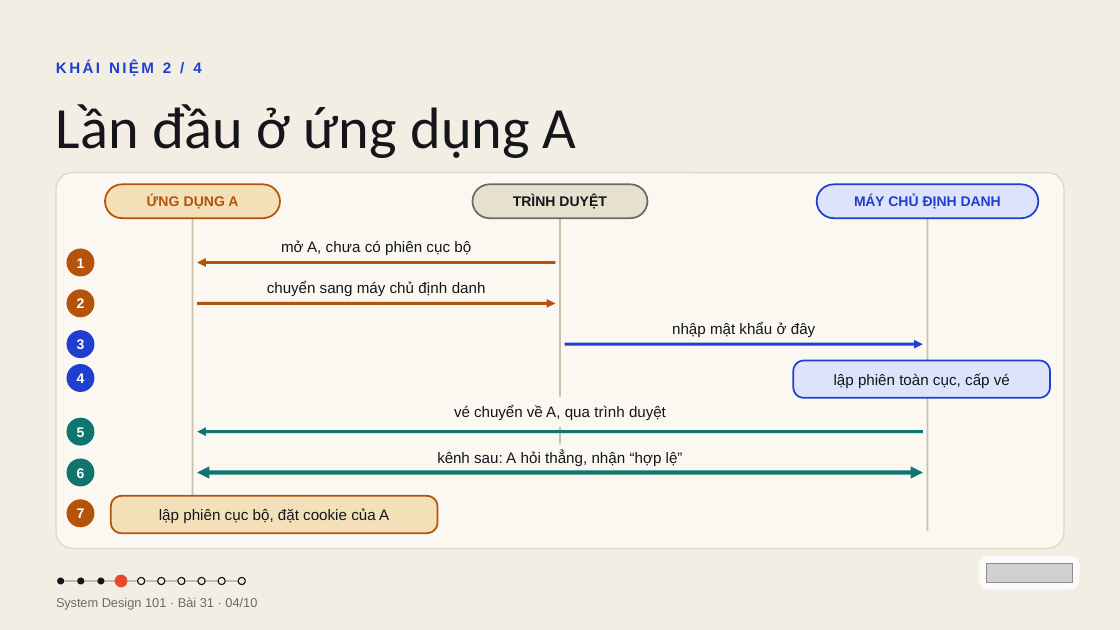
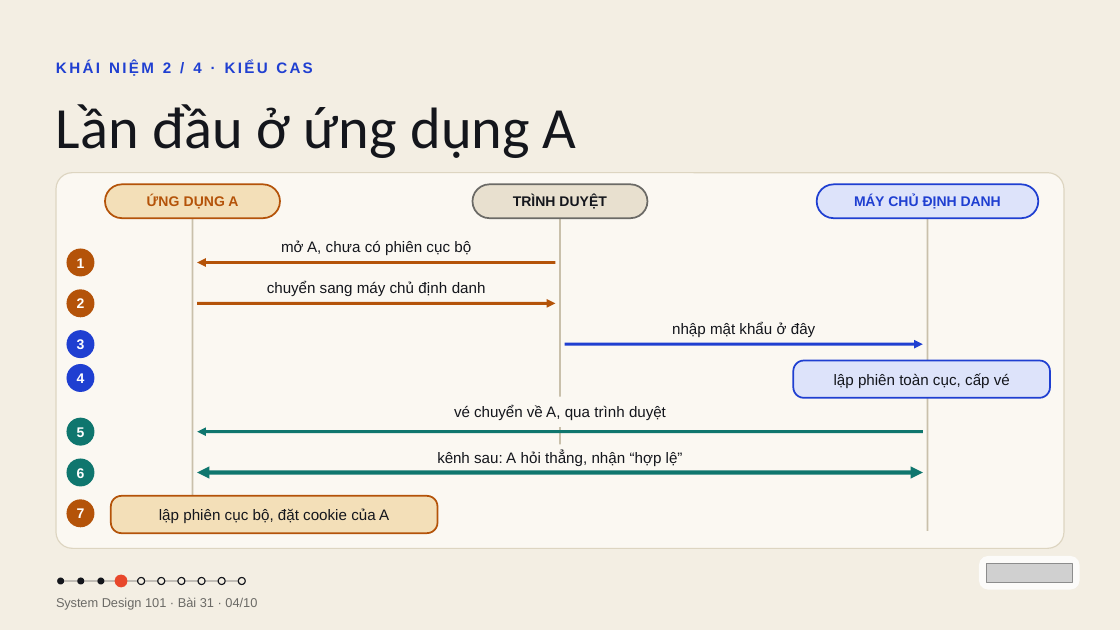
Before and after one commit to vohoailinh90/tool-marketing-studio, a slide deck: slide 4 of system-design-101/vi/lessons/sd-14-031/slides/sd-14-031.pptx. Drawn at 1120x630 pixels with LibreOffice and Linux fonts; fonts in the diff are those of the drawing; grey boxes stand for pictures. Boxes give left, top, right and bottom in pixels: in the first picture for what was removed or moved away, otherwise in the second. Text is boxed around its words. In the diff, an @@ line names an element or a change of style, - is before the commit and + after.

```diff
--- a/system-design-101/vi/lessons/sd-14-031/slides/sd-14-031.pptx
+++ b/system-design-101/vi/lessons/sd-14-031/slides/sd-14-031.pptx
@@ text at (x1=56, y1=61, x2=312, y2=76): text changed @@
-KHÁI NIỆM 2 / 4
+KHÁI NIỆM 2 / 4 · KIỂU CAS
```
Also in this commit, not shown: 7 other slides changed.
